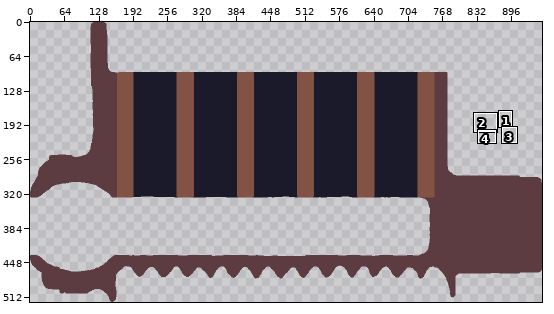
Pixel-art file, stored at lockdeck/assets/lock/keyway.aseprite. The picture above shows the old version from afar; the outline marks the close-up.
Close-up. The starting point:
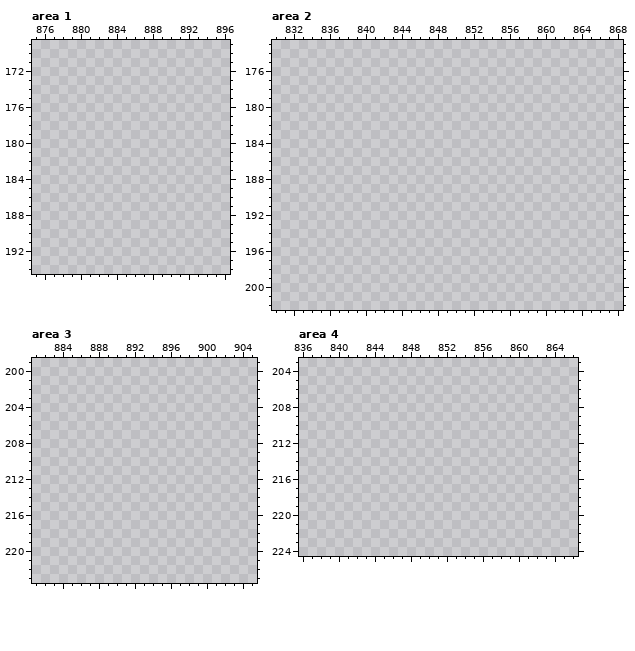
953x522 pixels, 1 frame. Shown: area 1: x 875..896, y 169..194; area 2: x 830..868, y 173..202; area 3: x 881..905, y 199..223; area 4: x 836..866, y 203..224. The commit also changed other parts of the picture, which this record leaves out.
And afterwards:
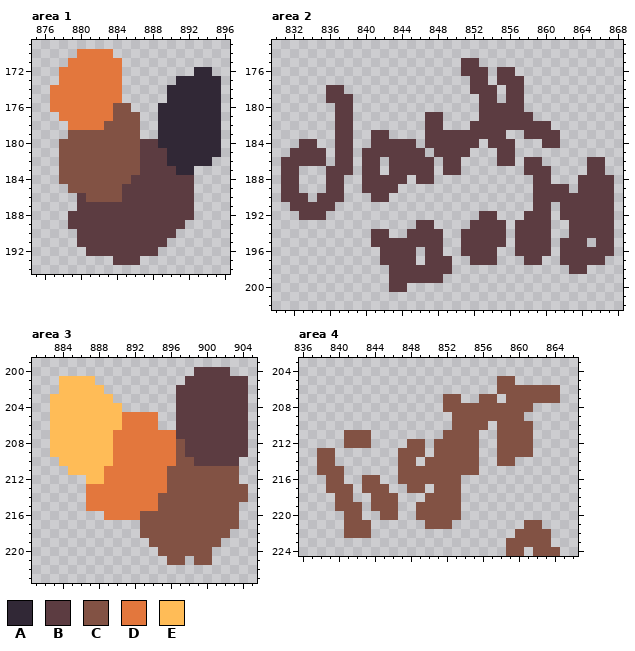
Palette (. is transparent): A #312836  B #5c3c41  C #825244  D #e3773d  E #ffbc57
Diff:
layer "pallette" added
Changed rows in their new state; - is an unchanged pixel.
Area 1, layer "pallette":
first column x 877:
170 ---DDDD------------
171 --DDDDDD-----------
172 -DDDDDDD--------AA-
173 -DDDDDDD------AAAAA
174 DDDDDDDD-----AAAAAA
175 DDDDDDDD-----AAAAAA
176 DDDDDDDCC---AAAAAAA
177 -DDDDDDCCC--AAAAAAA
178 --DDDDCCCC--AAAAAAA
179 --CCCCCCCC--AAAAAAA
180 -CCCCCCCCCBBAAAAAAA
181 -CCCCCCCCCBBBAAAAAA
182 -CCCCCCCCCBBBAAAAA-
183 -CCCCCCCCCBBBBAA---
184 -CCCCCCCCBBBBBBB---
185 --CCCCCCBBBBBBBB---
186 ---BCCCCBBBBBBBB---
187 ---BBBBBBBBBBBBB---
188 --BBBBBBBBBBBBBB---
189 --BBBBBBBBBBBBB----
190 ---BBBBBBBBBBB-----
191 ---BBBBBBBBBB------
192 ----BBBBBBBB-------
193 -------BBB---------
Area 2, layer "pallette":
first column x 831:
175 --------------------BB---------------
176 --------------------BBB-BB-----------
177 ---------------------BB-BBB----------
178 -----BB--------------BBB-BB----------
179 -----BBB--------------BB-BB----------
180 ------BB--------------BBBBB----------
181 ------BB--------BB----BBBBBB---------
182 ------BB--------BB---BBBBBBBBB-------
183 ------BB--BB----BBBBBBBBB--BBBB------
184 --BB--BB--BBBBB-BBBBBB-BBB---BB------
185 -BBBB-BB-BBBBBBB-BBBB---BB-----------
186 BBBBB-BB-BB-BBBBB-BB----BB-BB-----BB-
187 BB---BBB-BB-BBBBB-BB-------BBB----BB-
188 BB---BB--BBBBB-BB-----------BB---BBBB
189 BB---BB--BBBB---------------BBBB-BBBB
190 BBB-BBB---BB----------------BBBBBBBBB
191 -BBBBB----------------------BB-BBBBBB
192 --BBB-----------------BB---BBB-BBBBBB
193 ---------------BB----BBBB-BBBB--BBBBB
194 ----------BB--BBBB--BBBBB-BBBB--BBBBB
195 ----------BBBBBBBB--BBBBB-BBBB-BBB-BB
196 -----------BBBB-BB--BBBB--BBBB-BBBBBB
197 -----------BBBB-BBB--BBB---BB--BBBBB-
198 ------------BBBBBBB-------------BB---
199 ------------BBBBBB-------------------
200 ------------BB-----------------------
Area 3, layer "pallette":
first column x 883:
200 ----------------BBBB--
201 -EEEE----------BBBBBBB
202 -EEEEE--------BBBBBBBB
203 EEEEEEE-------BBBBBBBB
204 EEEEEEEE------BBBBBBBB
205 EEEEEEEEDDDD--BBBBBBBB
206 EEEEEEEEDDDD--BBBBBBBB
207 EEEEEEEDDDDDDDBBBBBBBB
208 EEEEEEEDDDDDDDCBBBBBBB
209 EEEEEEEDDDDDDDCBBBBBBB
210 -EEEEEEDDDDDDDCCBBBBB-
211 --EEEEDDDDDDDCCCCCCCC-
212 ----EEDDDDDDDCCCCCCCC-
213 ----DDDDDDDDDCCCCCCCCC
214 ----DDDDDDDDCCCCCCCCCC
215 ----DDDDDDDDCCCCCCCCC-
216 ------DDDDCCCCCCCCCCC-
217 ----------CCCCCCCCCCC-
218 ----------CCCCCCCCCC--
219 -----------CCCCCCCC---
220 ------------CCCCCC----
221 -------------CC-CC----
Area 4, layer "pallette":
first column x 838:
205 --------------------CC-----
206 --------------------CCCCCCC
207 --------------CC--CC-CCCCCC
208 --------------CCCCCCCCCC---
209 ---------------CCCCCCCC----
210 ---------------CCCC-CCCC---
211 ---CCC--------CCCC--CCCC---
212 ---CCC----CC-CCCCC--CCCC---
213 CC-------CCC-CCCCC--CCCC---
214 CC-------CC-CCCCCC--CC-----
215 CCC------CCCCCCCCC---------
216 -CC--CC--CCCCCCC-----------
217 -CCC-CCC--CC-CCC-----------
218 --CC--CCC---CCCC-----------
219 --CCC-CCC--CCCCC-----------
220 ---CC--CC--CCCCC-----------
221 ---CCC------CCC--------CC--
222 ---CCC----------------CCCC-
223 ---------------------CCCCC-
224 ---------------------CC-CCC
